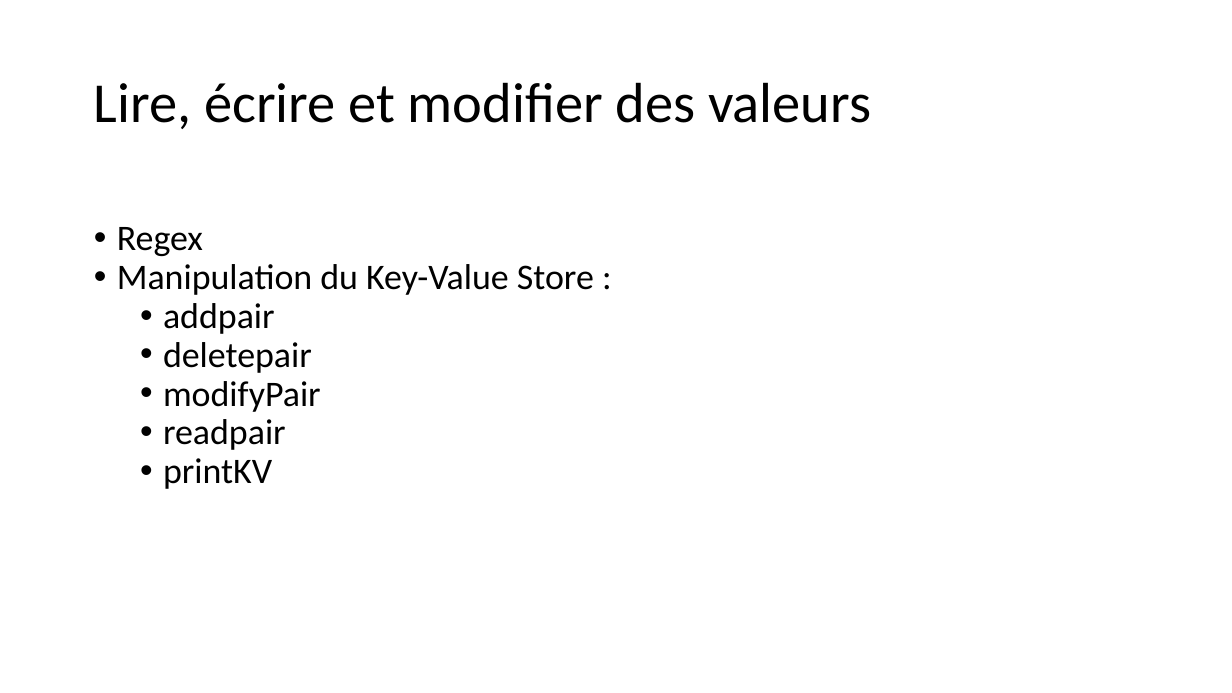
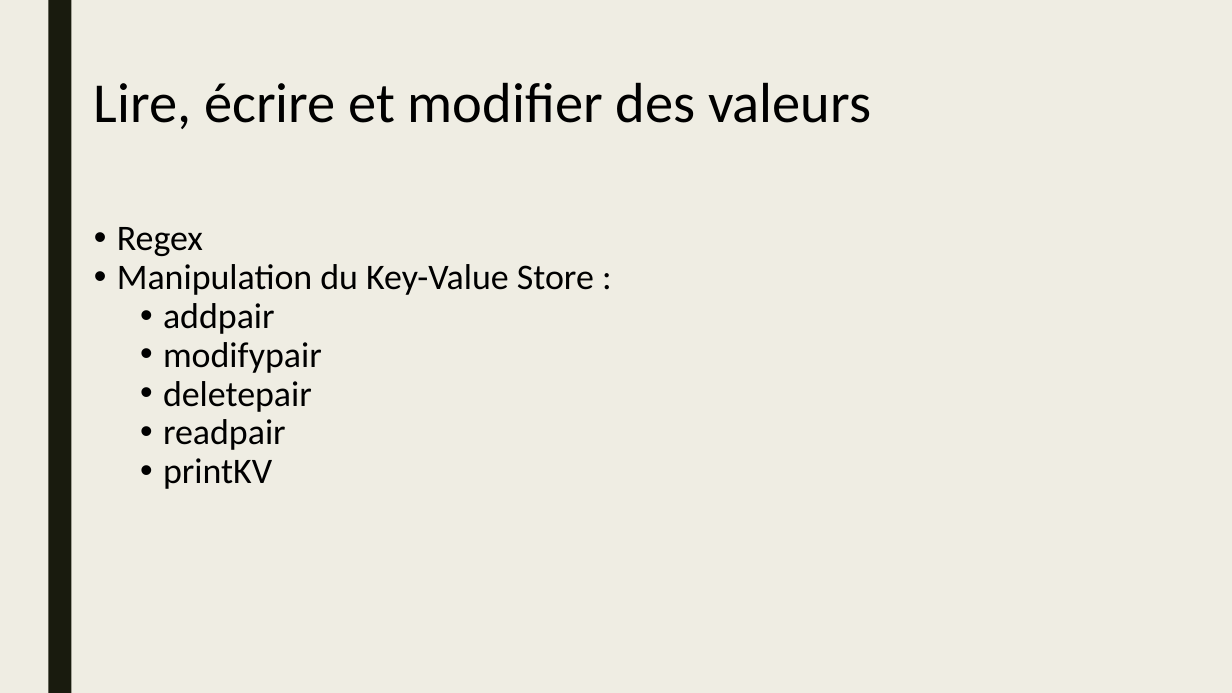
Before and after one commit to inefix/Key-Value-Store, a slide deck: slide 8 of presentation/KVS_presentation.pptx (slide 9 before the commit). Drawn at 1232x693 pixels with LibreOffice and Linux fonts; fonts in the diff are those of the drawing. Boxes give left, top, right and bottom in pixels: in the first picture for what was removed or moved away, otherwise in the second. Text is boxed around its words. In the diff, an @@ line names an element or a change of style, - is before the commit and + after.

```diff
--- a/presentation/KVS_presentation.pptx
+++ b/presentation/KVS_presentation.pptx
@@ background #FFFFFF to #EFEDE3 @@
@@ rectangle added at (48, 0, 71, 693), fill #191B0E @@
@@ text at (163, 342, 322, 373): paragraph added @@
+  • modifypair
@@ text at (163, 381, 321, 412): paragraph removed @@
-  • modifyPair
```
Also in this commit, not shown: 11 other slides changed, 2 slides added, 2 slides removed.
